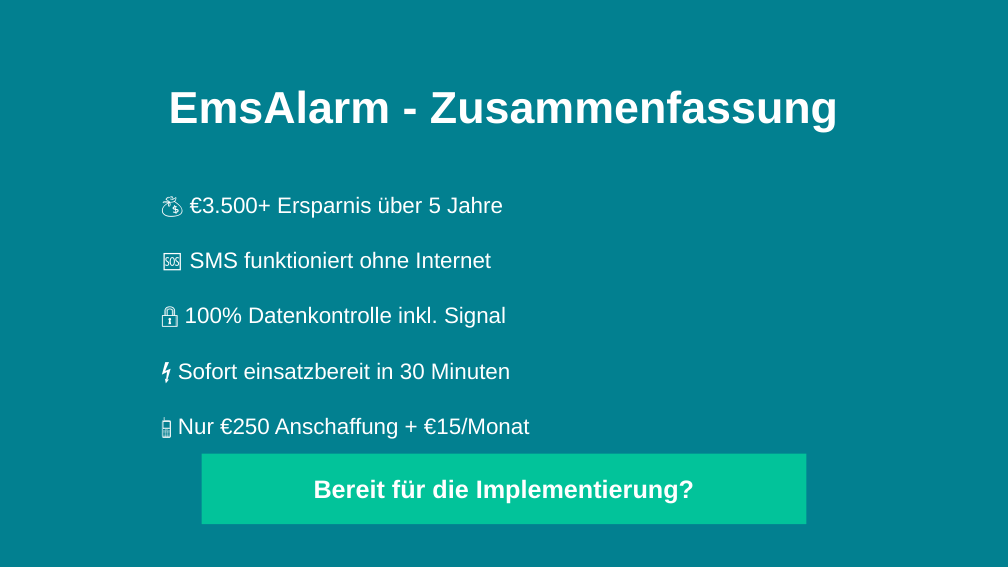
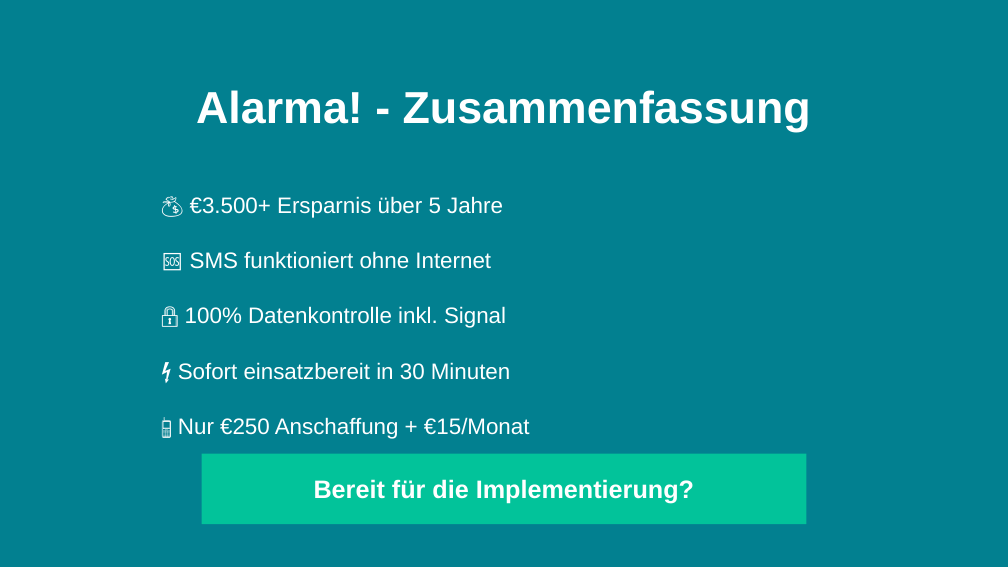
Before and after one commit to walleralexander/alarma, a slide deck: slide 11 of presentations/Alarma.pptx. Drawn at 1008x567 pixels with LibreOffice and Linux fonts; fonts in the diff are those of the drawing. Boxes give left, top, right and bottom in pixels: in the first picture for what was removed or moved away, otherwise in the second. Text is boxed around its words. In the diff, an @@ line names an element or a change of style, - is before the commit and + after.

```diff
--- a/presentations/Alarma.pptx
+++ b/presentations/Alarma.pptx
@@ text at (x1=196, y1=90, x2=811, y2=132): text changed @@
-EmsAlarm - Zusammenfassung
+Alarma! - Zusammenfassung
```
Also in this commit, not shown: 4 other slides changed, 1 other file.
